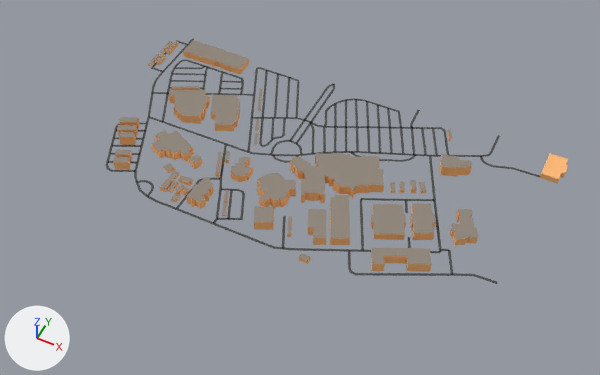
Renders of the Blender file Assets/models/map/mapOutline.blend from each side of a commit.
Before and after are seen from a camera (50 mm lens) standing at (420.0, -840.0, 980.0) and looking at (17.0, -35.0, -26.0). The lights are fixed; the arrows at lower left show +X, +Y and +Z.

Objects in the first picture: 'Cube', 'map_2.osm_buildings', 'map_2.osm_roads_service'.
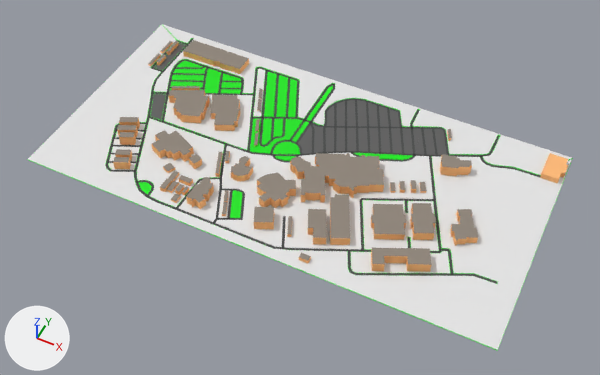
Location of each change, (x1, y1, x2, y2) in pixels of the pictures (600 x 375 px):
```json
{"object": "Plane.001", "change": "added", "after": [27, 24, 573, 351], "faces in mat_concreate (white #e7e7e7)": [28, 24, 572, 350], "faces in mat_grass (green #00e706)": [27, 24, 573, 351], "faces in mat_rock (dark grey #5d5d5d)": [150, 43, 447, 155]}
```

Scene script edits in JSON lines:
```json
{"op": "add", "block": "mat_grass", "code": ["mat_grass = principled_material('grass')", "mat_grass.base_color = (0.0, 0.8, 0.00179)  # green #00e706"]}
{"op": "add", "block": "mat_concreate", "code": ["mat_concreate = principled_material('concreate')", "mat_concreate.base_color = (0.8, 0.8, 0.8)  # white #e7e7e7"]}
{"op": "add", "block": "mat_rock", "code": ["mat_rock = principled_material('rock')", "mat_rock.base_color = (0.109, 0.109, 0.109)  # dark grey #5d5d5d"]}
{"op": "add", "block": "me_plane_001", "code": ["me_plane_001 = bpy.data.meshes.new('Plane.001')", "me_plane_001.from_pydata(...)  # 5320 vertices, 4831 faces; spans x -396.0..396.0, y -200.0..200.0, z 0.0..1.0", "# faces by material slot: [3525, 606, 700]", "me_plane_001.materials.append(mat_grass)  # green #00e706", "me_plane_001.materials.append(mat_concreate)  # white #e7e7e7", "me_plane_001.materials.append(mat_rock)  # dark grey #5d5d5d"]}
{"op": "add", "block": "ob_plane_001", "code": ["ob_plane_001 = bpy.data.objects.new('Plane.001', me_plane_001)", "ob_plane_001.location = (0.0, 0.0, 0.0)"]}
```
